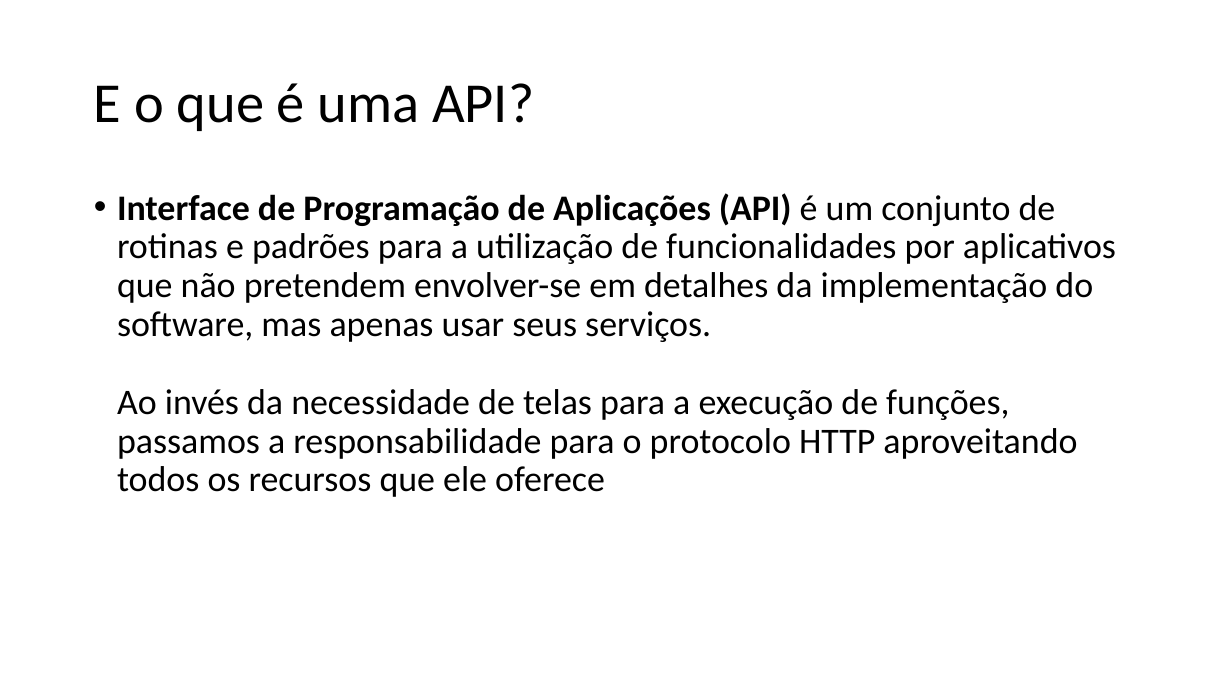
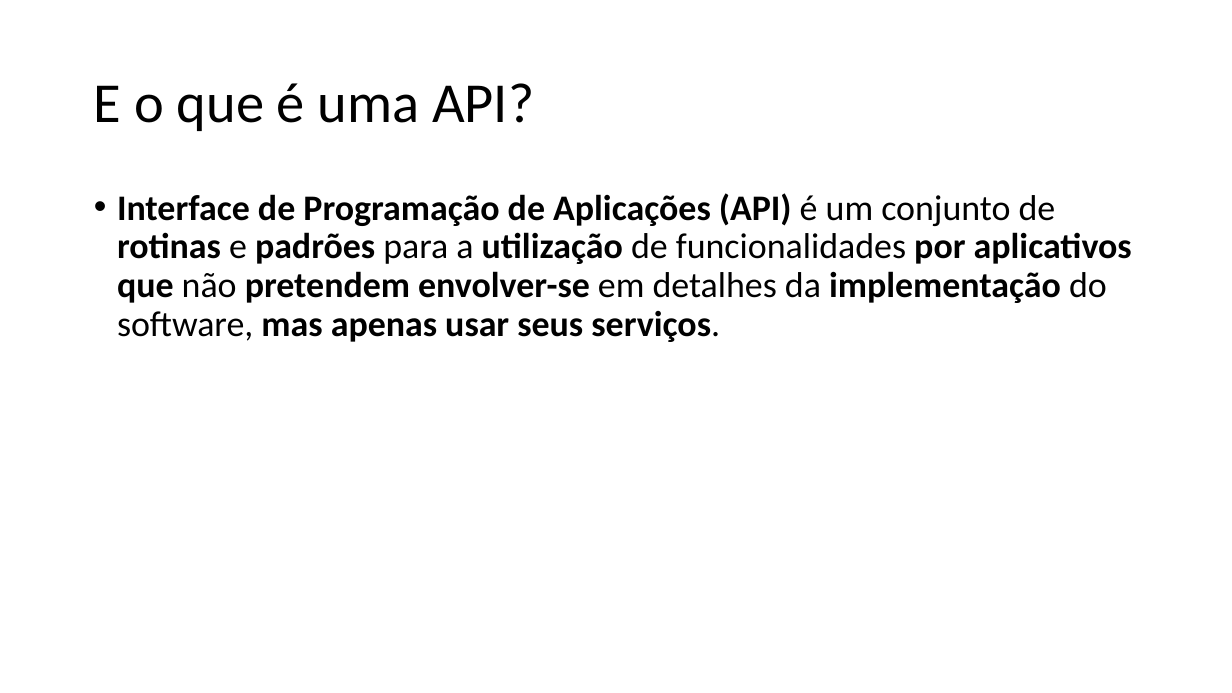
Before and after one commit to renanpupin/fct-blog, a slide deck: slide 3 of Introdução a APIs RESTful com PHP Laravel 5.pptx. Drawn at 1232x693 pixels with LibreOffice and Linux fonts; fonts in the diff are those of the drawing. Boxes give left, top, right and bottom in pixels: in the first picture for what was removed or moved away, otherwise in the second. Text is boxed around its words. In the diff, an @@ line names an element or a change of style, - is before the commit and + after.

```diff
--- a/Introdução a APIs RESTful com PHP Laravel 5.pptx
+++ b/Introdução a APIs RESTful com PHP Laravel 5.pptx
@@ text at [117,193,1132,342]: text changed; bold on @@
-• Interface de Programação de Aplicações (API) é um conjunto de rotinas e padrões para a utilização de funcionalidades por aplicativos que não pretendem envolver-se em detalhes da implementação do software, mas apenas usar seus serviços.
-  Ao invés da necessidade de telas para a execução de funções, passamos a responsabilidade para o protocolo HTTP aproveitando todos os recursos que ele oferece
+• Interface de Programação de Aplicações (API) é um conjunto de rotinas e padrões para a utilização de funcionalidades por aplicativos que não pretendem envolver-se em detalhes da implementação do software, mas apenas usar seus serviços.
```
Also in this commit, not shown: 31 other slides changed, 2 slides removed.
